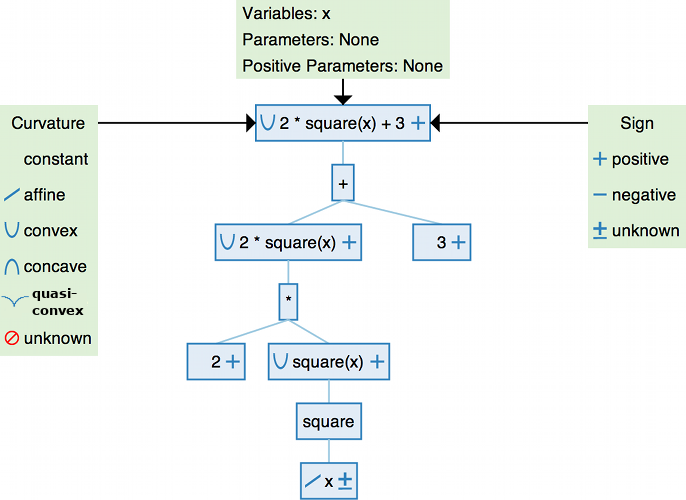
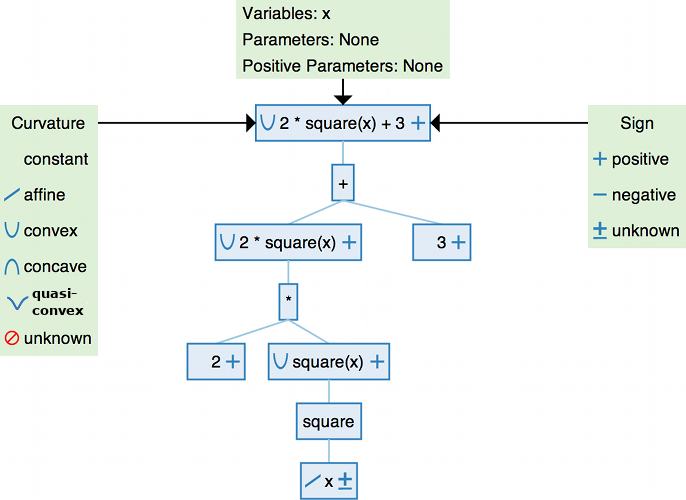
Layer changes from the first 686px x 500px image to the second:
added layer "Pasted Layer" above "image" over 7, 296, 29, 310
painted on "image" over 1, 296, 29, 307
